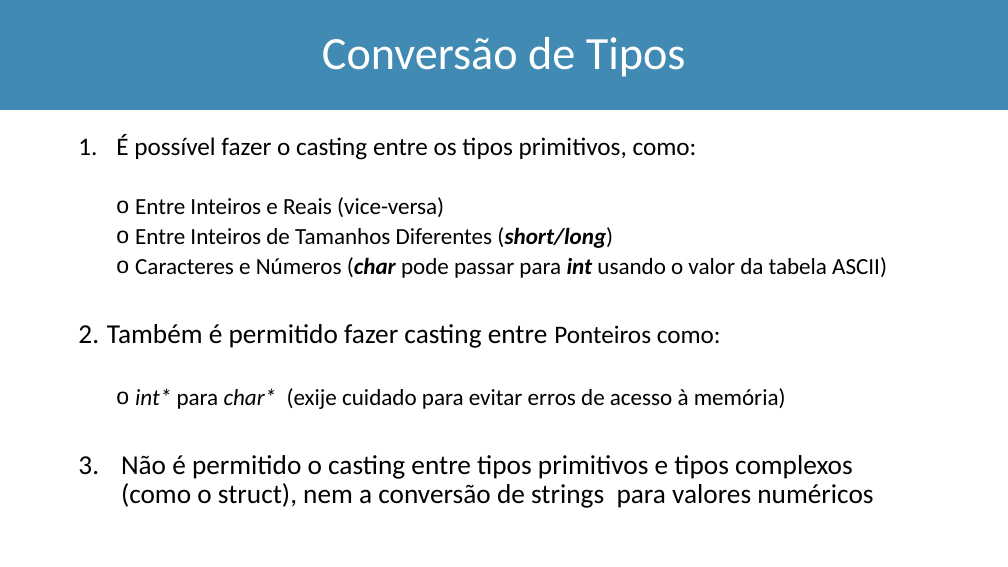
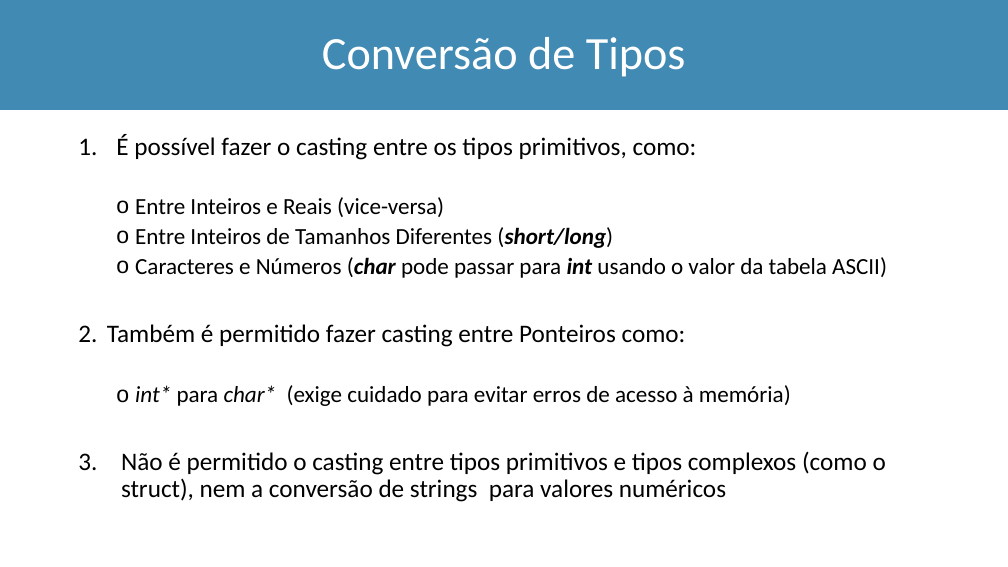
Before and after one commit to Marcio-Salmazo/Aulas, a slide deck: slide 40 of UNIUBE-LP/Teoria_LP.pptx. Drawn at 1008x567 pixels with LibreOffice and Linux fonts; fonts in the diff are those of the drawing. Boxes give left, top, right and bottom in pixels: in the first picture for what was removed or moved away, otherwise in the second. Text is boxed around its words. In the diff, an @@ line names an element or a change of style, - is before the commit and + after.

```diff
--- a/UNIUBE-LP/Teoria_LP.pptx
+++ b/UNIUBE-LP/Teoria_LP.pptx
@@ text at (x1=107, y1=324, x2=886, y2=502): size 26 to 24 pt in "Também é permitido fazer casting entre", "Não é permitido o casting entre tipos ..." @@
@@ text at (x1=135, y1=385, x2=791, y2=406): text changed @@
-  o int* para char* (exije cuidado para evitar erros de acesso à memória)
+  o int* para char* (exige cuidado para evitar erros de acesso à memória)
```
Also in this commit, not shown: 2 other files.
